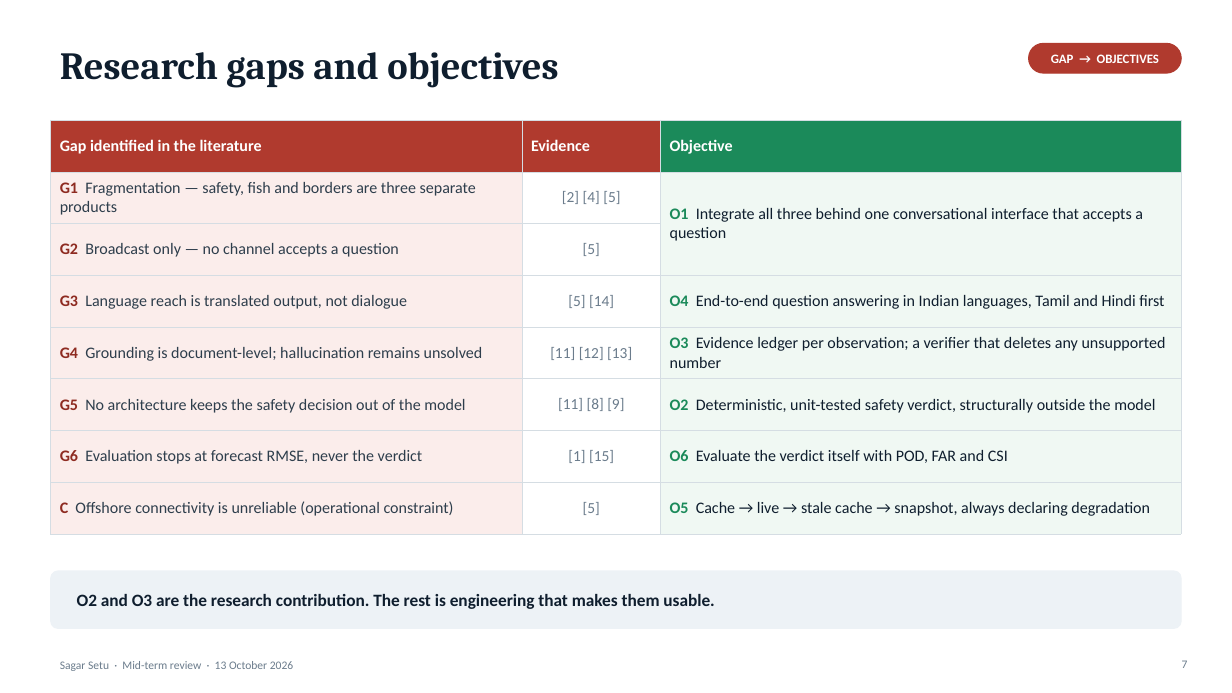
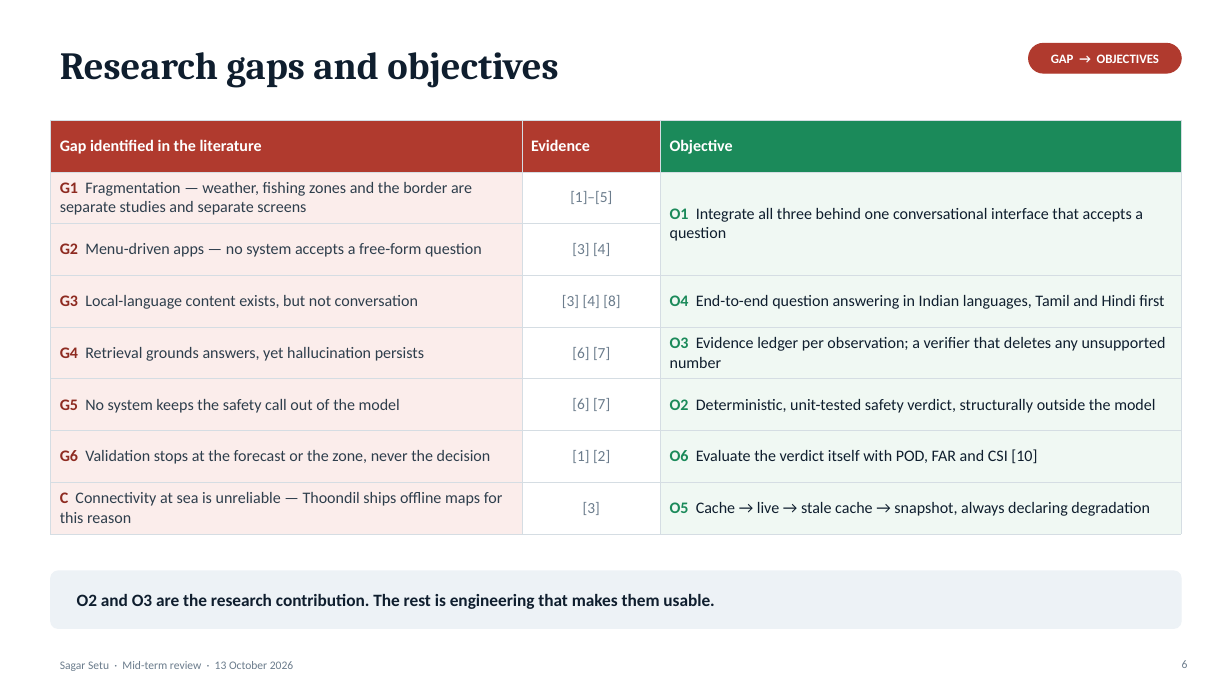
Before and after one commit to harshvsinghnorth/sagar-setu, a slide deck: slide 6 of docs/Sagar_Setu_MidTerm.pptx (slide 7 before the commit). Drawn at 1232x693 pixels with LibreOffice and Linux fonts; fonts in the diff are those of the drawing. Boxes give left, top, right and bottom in pixels: in the first picture for what was removed or moved away, otherwise in the second. Text is boxed around its words. In the diff, an @@ line names an element or a change of style, - is before the commit and + after.

```diff
--- a/docs/Sagar_Setu_MidTerm.pptx
+++ b/docs/Sagar_Setu_MidTerm.pptx
@@ table at (51,120,1181,527) @@
-row 2, column 1: G1 Fragmentation — safety, fish and borders are three separate products
+row 2, column 1: G1 Fragmentation — weather, fishing zones and the border are separate studies and separate screens
-row 2, column 2: [2] [4] [5]
+row 2, column 2: [1]–[5]
-row 3, column 1: G2 Broadcast only — no channel accepts a question
+row 3, column 1: G2 Menu-driven apps — no system accepts a free-form question
-row 3, column 2: [5]
+row 3, column 2: [3] [4]
-row 4, column 1: G3 Language reach is translated output, not dialogue
+row 4, column 1: G3 Local-language content exists, but not conversation
-row 4, column 2: [5] [14]
+row 4, column 2: [3] [4] [8]
-row 5, column 1: G4 Grounding is document-level; hallucination remains unsolved
+row 5, column 1: G4 Retrieval grounds answers, yet hallucination persists
-row 5, column 2: [11] [12] [13]
+row 5, column 2: [6] [7]
-row 6, column 1: G5 No architecture keeps the safety decision out of the model
+row 6, column 1: G5 No system keeps the safety call out of the model
-row 6, column 2: [11] [8] [9]
+row 6, column 2: [6] [7]
-row 7: G6 Evaluation stops at forecast RMSE, never the verdict | [1] [15] | O6 Evaluate the verdict itself with POD, FAR and CSI
+row 7: G6 Validation stops at the forecast or the zone, never the decision | [1] [2] | O6 Evaluate the verdict itself with POD, FAR and CSI [10]
-row 8, column 1: C Offshore connectivity is unreliable (operational constraint)
+row 8, column 1: C Connectivity at sea is unreliable — Thoondil ships offline maps for this reason
-row 8, column 2: [5]
+row 8, column 2: [3]
@@ page number at (1182,660,1188,668): text changed @@
-7
+6
```
Also in this commit, not shown: 6 other slides changed, 1 slide added, 2 slides removed, 10 other files.
